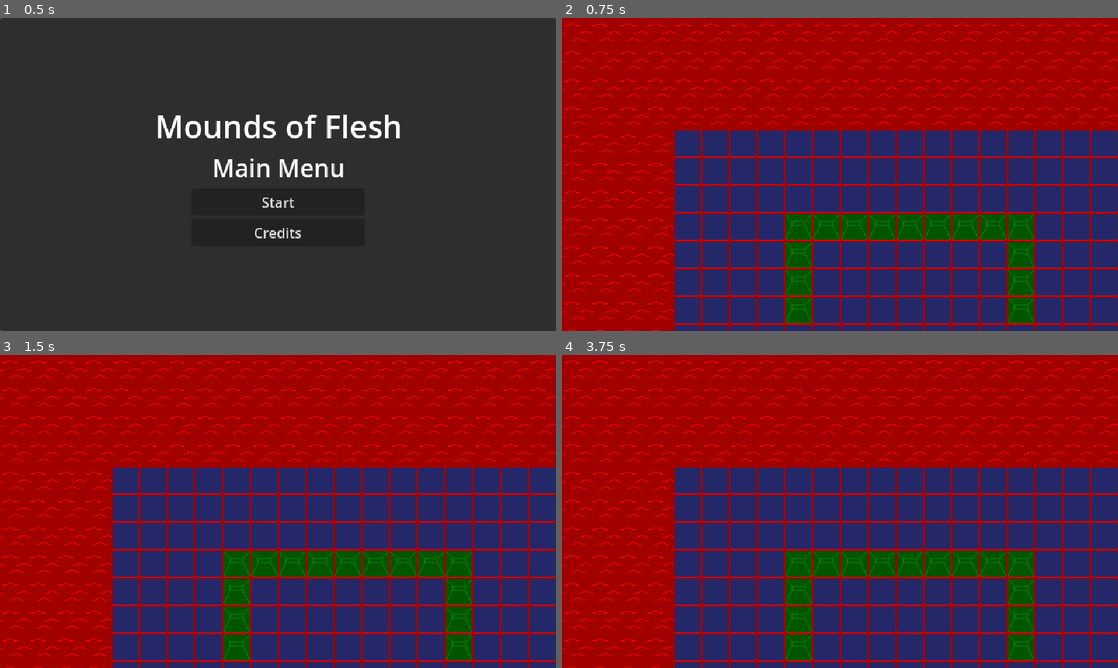
Above: before the commit, frames 1-4 (two rows, left to right).
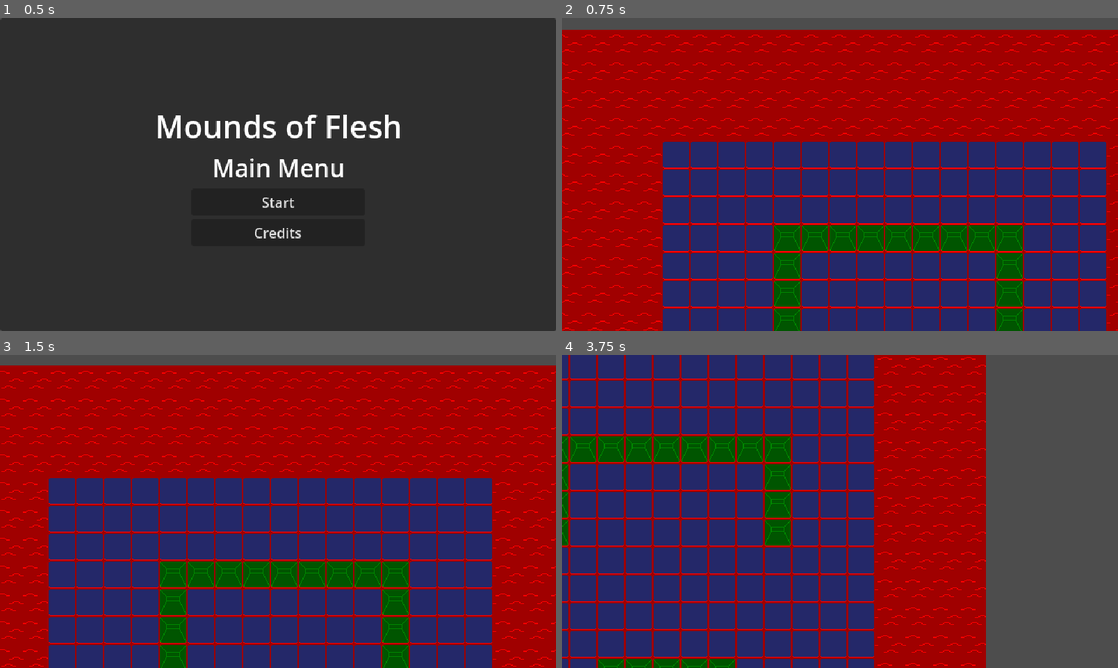
Above: after the commit, the same moments.

Repository: Burger-Bois/LD54-Godot-Team
Game: Godot game, scene res://scenes/main.tscn
Two runs of this game, one before a commit and one after it. Both use one fixed random seed, a clock stepped at 60 frames per second and the inputs below.
Inputs (mouse positions are in pixels of both pictures, inside the frame that each line leads up to):
- Up to frame 1 (0.5 s): no input
- Up to frame 2 (0.75 s): click "Start" at 0.5 s
- Up to frame 3 (1.5 s): tap Enter (ui_accept) at 1.25, 1.35 s; move the mouse to (400, 495) at 1.27 s; hold D (right) from 1.28 s (still down)
- Up to frame 4 (3.75 s): tap Enter (ui_accept) at 1.52, 1.82, 2.1, 2.27, 2.57, 2.85, 3.6 s; move the mouse to (728, 527) at 2.02 s; release D (right) at 2.03 s; hold S (down) 2.03-2.78 s; move the mouse to (895, 442) at 2.77 s; hold D (right) 2.78-3.53 s; move the mouse to (812, 574) at 3.52 s; hold W (up) from 3.53 s (still down)

Frame 1 is identical in both runs. In frame 2, 29% of the frame differs, in the area x 0-100%, y 0-100%; in frame 3, 39%; in frame 4, 74%.
Error before the commit: Invalid access to property or key 'global_position' on a base object of type 'null instance'. (res://scripts/enemy.gd:17)

Commit message:
add player back
This should fix everything

Diff:
--- a/scenes/level.tscn
+++ b/scenes/level.tscn
@@ -1,8 +1,9 @@
-[gd_scene load_steps=12 format=3 uid="uid://coqgvdkqrbi4x"]
+[gd_scene load_steps=13 format=3 uid="uid://coqgvdkqrbi4x"]
 
 [ext_resource type="Texture2D" uid="uid://cbyb6qadtydrw" path="res://assets/water.png" id="1_x14sm"]
 [ext_resource type="Texture2D" uid="uid://dmuw3g0713wa0" path="res://assets/island.png" id="2_a3ue1"]
 [ext_resource type="Texture2D" uid="uid://6vqlb61b2kvx" path="res://assets/wall.png" id="3_3dy2v"]
+[ext_resource type="PackedScene" uid="uid://hvj3d41rvuub" path="res://scenes/player.tscn" id="4_b6cyb"]
 [ext_resource type="PackedScene" uid="uid://bb6fupav162eu" path="res://scenes/enemy.tscn" id="4_bv5dq"]
 
 [sub_resource type="NavigationPolygon" id="NavigationPolygon_gmi7p"]
@@ -69,22 +70,24 @@
 format = 2
 layer_0/tile_data = PackedInt32Array(0, 0, 0, 720896, 0, 0, 19, 0, 0, 720915, 1, 0, 131084, 0, 0, 196620, 0, 0, 196619, …(8043 unchanged characters)…
 
+[node name="Player" parent="." instance=ExtResource("4_b6cyb")]
+
 [node name="Enemy" parent="." node_paths=PackedStringArray("target") instance=ExtResource("4_bv5dq")]
 position = Vector2(722, 269)
 collision_mask = 2
-target = NodePath("")
+target = NodePath("../Player")
 
 [node name="Enemy2" parent="." node_paths=PackedStringArray("target") instance=ExtResource("4_bv5dq")]
 position = Vector2(247, 488)
 collision_mask = 2
-target = NodePath("")
+target = NodePath("../Player")
 
 [node name="Enemy3" parent="." node_paths=PackedStringArray("target") instance=ExtResource("4_bv5dq")]
 position = Vector2(219, 206)
 collision_mask = 2
-target = NodePath("")
+target = NodePath("../Player")
 
 [node name="Enemy4" parent="." node_paths=PackedStringArray("target") instance=ExtResource("4_bv5dq")]
 position = Vector2(545, 493)
 collision_mask = 2
-target = NodePath("")
+target = NodePath("../Player")
--- /dev/null
+++ b/scenes/player.tscn
@@ -0,0 +1,23 @@
+[gd_scene load_steps=3 format=3 uid="uid://hvj3d41rvuub"]
+
+[ext_resource type="Script" path="res://scripts/player.gd" id="1_iog8e"]
+
+[sub_resource type="CapsuleShape2D" id="CapsuleShape2D_7sw6g"]
+radius = 20.0
+height = 80.0
+
+[node name="Player" type="CharacterBody2D"]
+position = Vector2(333, 158)
+collision_layer = 2
+collision_mask = 3
+motion_mode = 1
+script = ExtResource("1_iog8e")
+
+[node name="CollisionShape2D" type="CollisionShape2D" parent="."]
+shape = SubResource("CapsuleShape2D_7sw6g")
+metadata/_edit_lock_ = true
+
+[node name="AnimatedSprite2D" type="AnimatedSprite2D" parent="."]
+metadata/_edit_lock_ = true
+
+[node name="Camera2D" type="Camera2D" parent="."]
--- /dev/null
+++ b/scripts/player.gd
@@ -0,0 +1,77 @@
+extends CharacterBody2D
+class_name Player
+
+# consts / exposed vars
+const _max_move_speed = 300.0
+const _max_health = 100
+const _max_rotation_speed = 7
+
+# Get the gravity from the project settings to be synced with RigidBody nodes.
+#var gravity = ProjectSettings.get_setting("physics/2d/default_gravity")
+var move_speed: float = 0
+var move_speed_modifier: float = 1
+var health = _max_health
+var is_aiming := false
+
+var mouse_position:Vector2
+
+func _physics_process(delta):
+	var direction := Vector2(
+		# This first line calculates the X direction, the vector's first component.
+		Input.get_action_strength("right") - Input.get_action_strength("left"),
+		# And here, we calculate the Y direction. Note that the Y-axis points
+		# DOWN in games. That is to say, a Y value of `1.0` points downward.
+		Input.get_action_strength("down") - Input.get_action_strength("up")
+	)
+
+	velocity = direction.normalized() * move_speed
+	#move_and_collide(motion)
+	move_and_slide()
+
+func _process(delta):
+	set_move_speed_based_on_health()
+	handle_player_rotation(delta)
+
+func handle_player_rotation(delta):
+	##self.look_at(mouse_position) # bad, non-phsysics based rotation
+	mouse_position = self.get_global_mouse_position()
+	var rotation_direction := get_angle_to(mouse_position)
+	# var rotation_speed = length of tangent of player's aim vector to the mouse %
+	rotation += rotation_direction * _max_rotation_speed * delta
+
+func set_move_speed_based_on_health():
+	move_speed_modifier = health / _max_health
+
+	if(move_speed_modifier < 0.5):
+		move_speed_modifier = 0.5
+	move_speed_modifier = clamp(move_speed_modifier, 0.5, 1)
+	move_speed = _max_move_speed * move_speed_modifier
+
+#OLD
+	# Add the gravity.
+	#if not is_on_floor():
+	#	velocity.y += gravity * delta
+	# Handle Jump.
+	#if Input.is_action_just_pressed("ui_accept") and is_on_floor():
+	#	velocity.y = JUMP_VELOCITY
+	# Get the input direction and handle the movement/deceleration.
+	# As good practice, you should replace UI actions with custom gameplay actions.
+	#var direction = Input.get_maxis("ui_left", "ui_right")
+	#if direction:
+	#	velocity.x = direction * SPEED
+	#else:
+	#	velocity.x = move_toward(velocity.x, 0, SPEED)
+
+func toggle_aim():
+	# unholtser gun + aim in one action
+	if(is_aiming):
+		is_aiming= false
+	is_aiming = true
+
+
+#func fire_action():
+	# if aiming
+		# fire gun
+	# else
+		# push action
+		# grab
